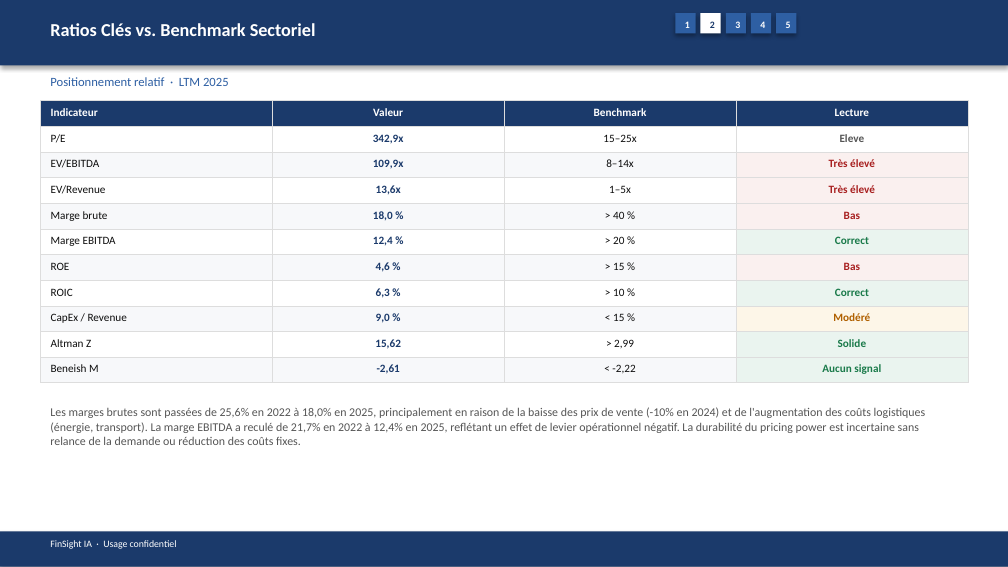
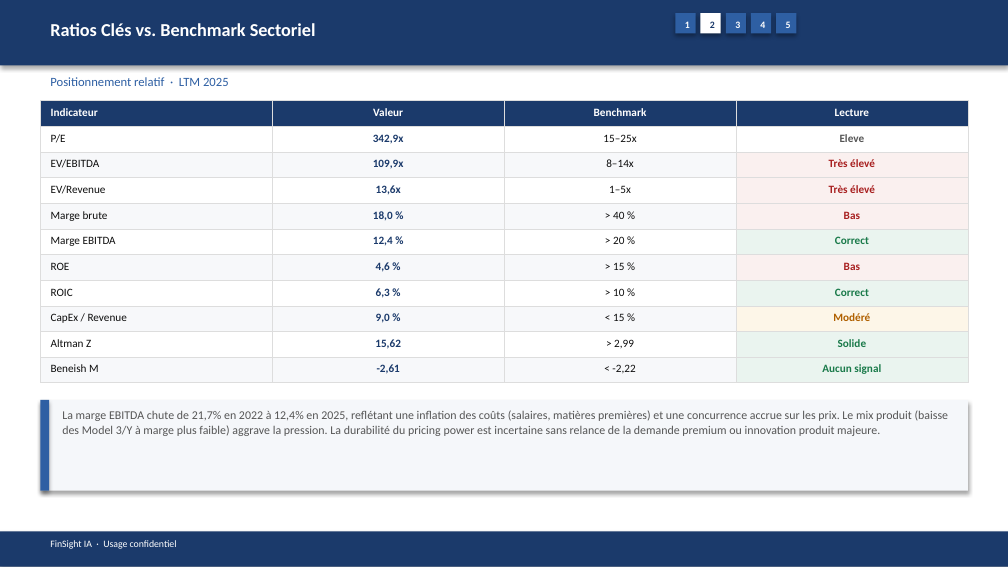
Before and after one commit to baptistejeh07-art/finsight-ia, a slide deck: slide 10 of preview/TSLA/TSLA_pitchbook.pptx. Drawn at 1008x567 pixels with LibreOffice and Linux fonts; fonts in the diff are those of the drawing. Boxes give left, top, right and bottom in pixels: in the first picture for what was removed or moved away, otherwise in the second. Text is boxed around its words. In the diff, an @@ line names an element or a change of style, - is before the commit and + after.

```diff
--- a/preview/TSLA/TSLA_pitchbook.pptx
+++ b/preview/TSLA/TSLA_pitchbook.pptx
@@ rectangle added at box(40, 400, 968, 491), fill #F5F7FA @@
@@ rectangle added at box(40, 400, 49, 491), fill #2E5FA3 @@
@@ text at box(62, 410, 949, 436): text changed @@
-Les marges brutes sont passées de 25,6% en 2022 à 18,0% en 2025, principalement en raison de la baisse des prix de vente (-10% en 2024) et de l'augmentation des coûts logistiques (énergie, transport). La marge EBITDA a reculé de 21,7% en 2022 à 12,4% en 2025, reflétant un effet de levier opérationnel négatif. La durabilité du pricing power est incertaine sans relance de la demande ou réduction des coûts fixes.
+La marge EBITDA chute de 21,7% en 2022 à 12,4% en 2025, reflétant une inflation des coûts (salaires, matières premières) et une concurrence accrue sur les prix. Le mix produit (baisse des Model 3/Y à marge plus faible) aggrave la pression. La durabilité du pricing power est incertaine sans relance de la demande premium ou innovation produit majeure.
```
Also in this commit, not shown: 17 other slides changed, 4 other files.
